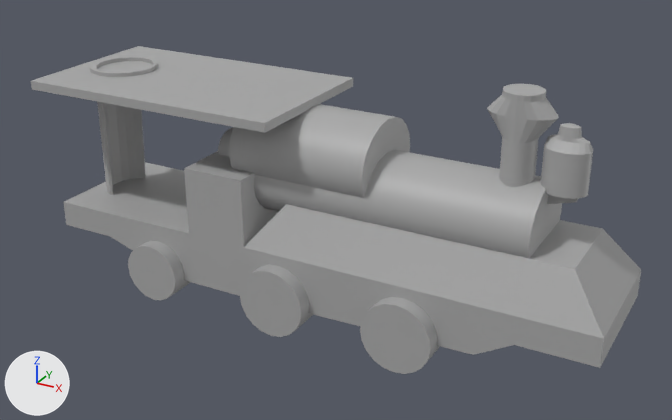
An edit to the FBX model Assets/3dModel Maya/TrainHead.fbx, drawn before and after from the same camera.
The view is the same before and after, from a camera (50 mm lens) standing at (0.21, -0.383, 0.195) and looking at (-0.001, 0.0, 0.003). Lighting does not change. The marker at lower left points along +X, +Y and +Z. Where no turn or scale is listed for an object, it has been applied to the vertices.

The first picture shows 'TrainHead'.
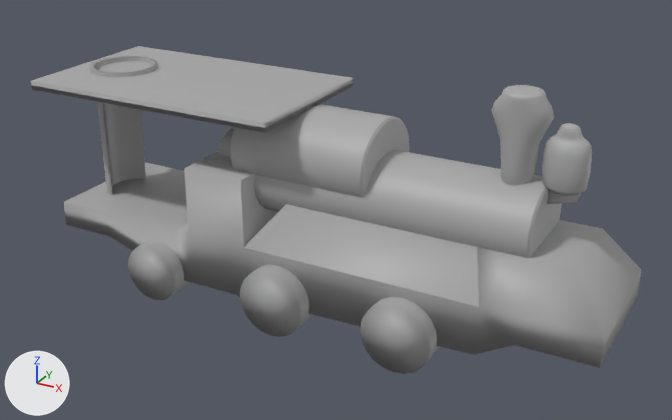
Changed parts and their boxes (x1, y1, x2, y2) in the pictures (672 x 420 px; the box of a moved part takes in the faces that stretch with it):
part 1 of me_mesh, built on
    before: (254, 84, 593, 258)
    after: (254, 85, 592, 258)
part 2 of me_mesh, moved or reshaped
    before: (218, 104, 410, 198)
    after: (219, 104, 409, 198)

Patch to the scene script:
```diff
--- a/Assets/3dModel Maya/TrainHead.fbx.py
+++ b/Assets/3dModel Maya/TrainHead.fbx.py
@@ me_mesh @@
 # used by ob_trainhead; location = (-0.0068, 0.0016, 0.014)
-me_mesh.from_pydata(...)  # 632 vertices, 770 faces; spans x -0.153..0.153, y -0.045..0.045, z -0.066..0.066
+me_mesh.from_pydata(...)  # 1392 vertices, 1490 faces; spans x -0.153..0.153, y -0.045..0.045, z -0.066..0.066
+# me_mesh part 1: 22 vertices moved from x 0.09..0.127, y -0.016..0.006, z -0.011..0.063 to x 0.09..0.125, y -0.016..0.004, z -0.011..0.063; 166 vertices removed from x 0.083..0.132, y -0.026..0.023, z -0.015..0.066; 866 vertices added at x 0.085..0.131, y -0.026..0.023, z -0.015..0.066
+# me_mesh part 2: 60 vertices removed from x -0.058..0.034, y -0.028..0.025, z -0.002..0.042; 120 vertices added at x -0.058..0.034, y -0.028..0.025, z -0.002..0.042
 me_mesh.materials.append(mat_standardsurface1)
```
